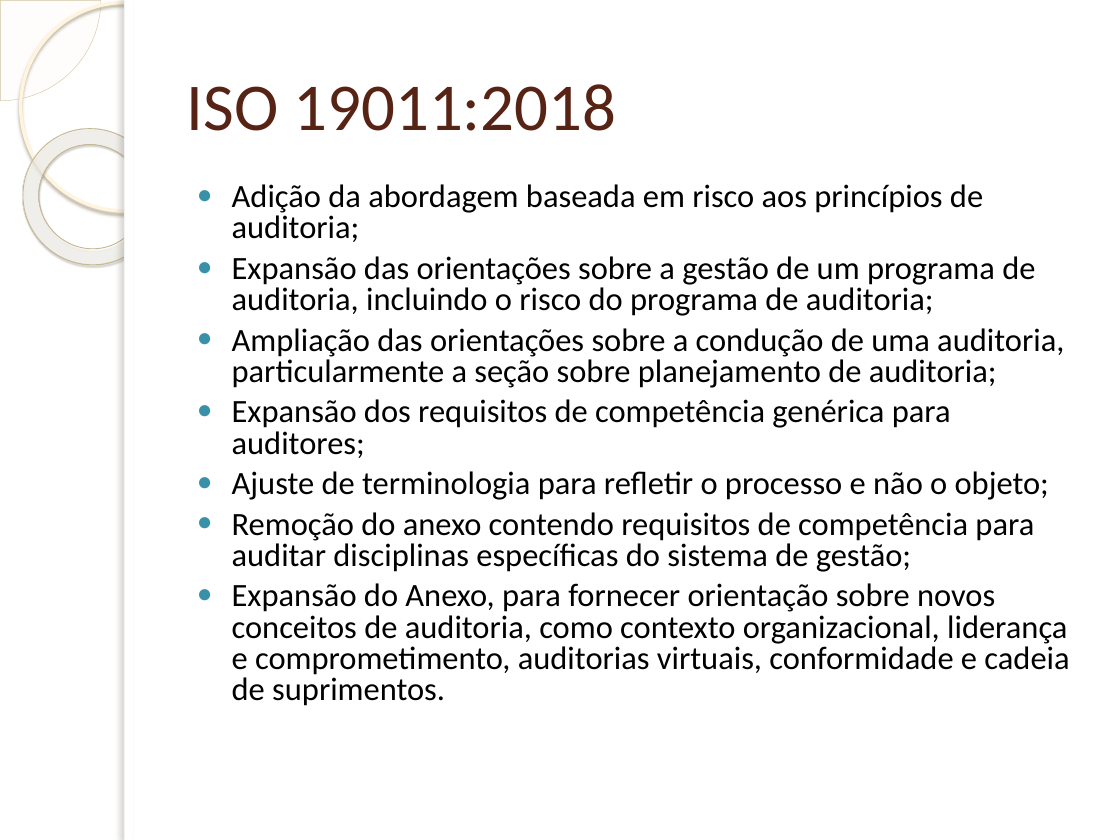
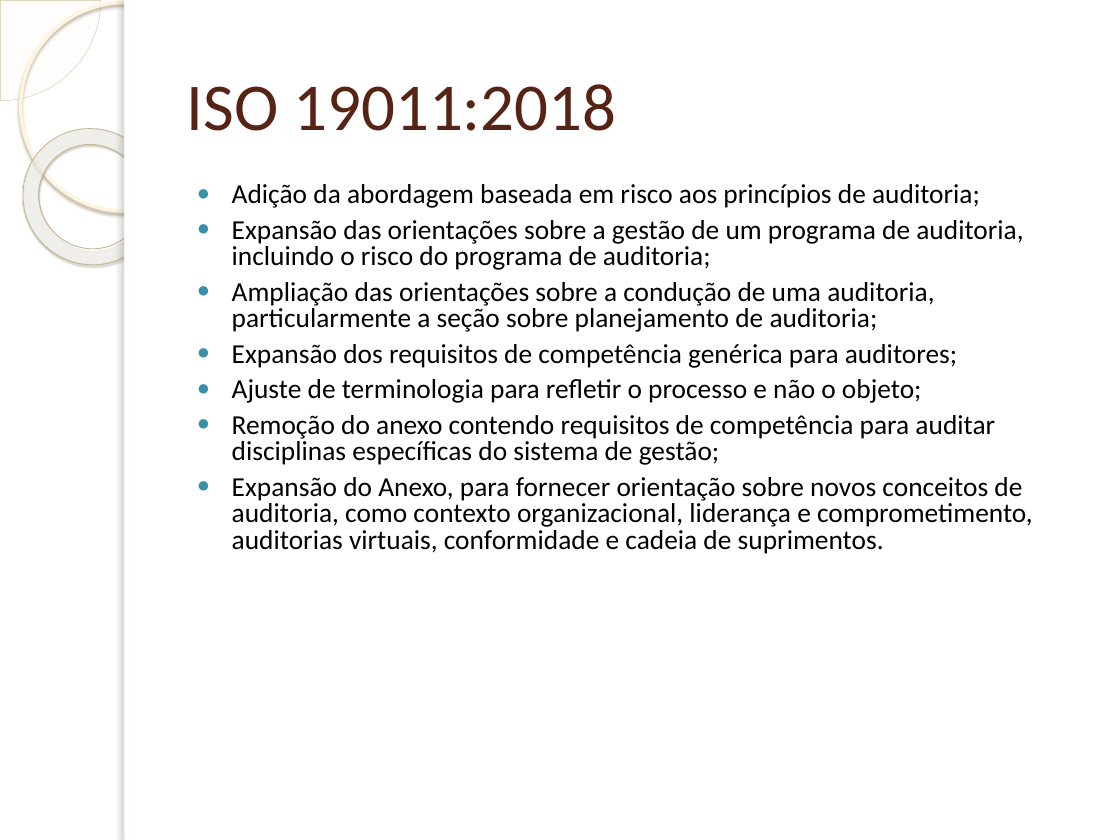
Before and after one commit to TZNaso/QS, a slide deck: slide 24 of Família ISO 9000.pptx. Drawn at 1120x840 pixels with LibreOffice and Linux fonts; fonts in the diff are those of the drawing; background and template pictures are left out. Boxes give left, top, right and bottom in pixels: in the first picture for what was removed or moved away, otherwise in the second. Text is boxed around its words. In the diff, an @@ line names an element or a change of style, - is before the commit and + after.

```diff
--- a/Família ISO 9000.pptx
+++ b/Família ISO 9000.pptx
@@ text "Adição da abordagem baseada em ..." at [232, 184, 1033, 554]: size 20.9 to 17.6 pt @@
```
Also in this commit, not shown: 2 other slides changed, 17 slides added, 3 slides removed, 1 other file.
